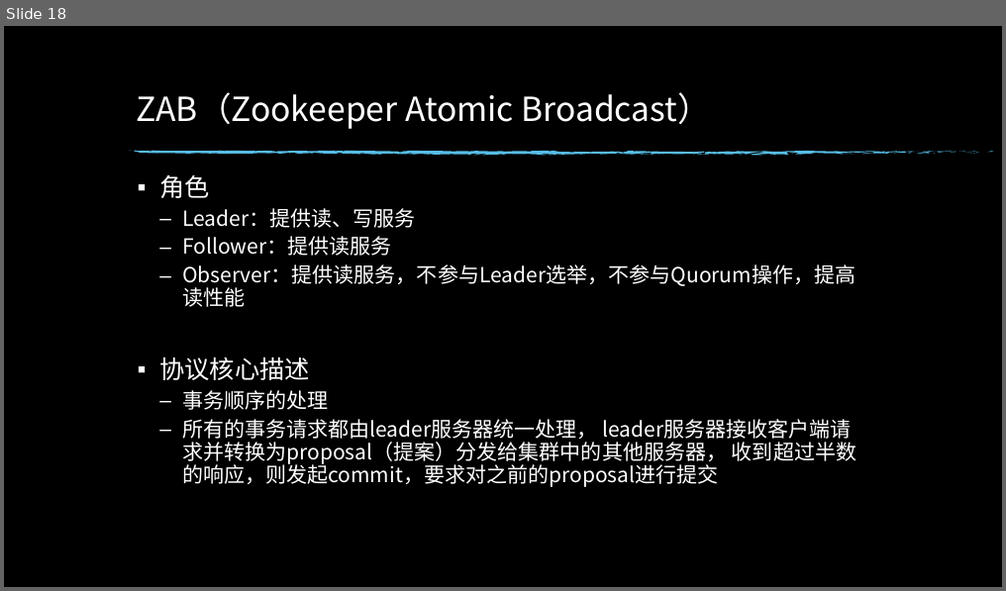
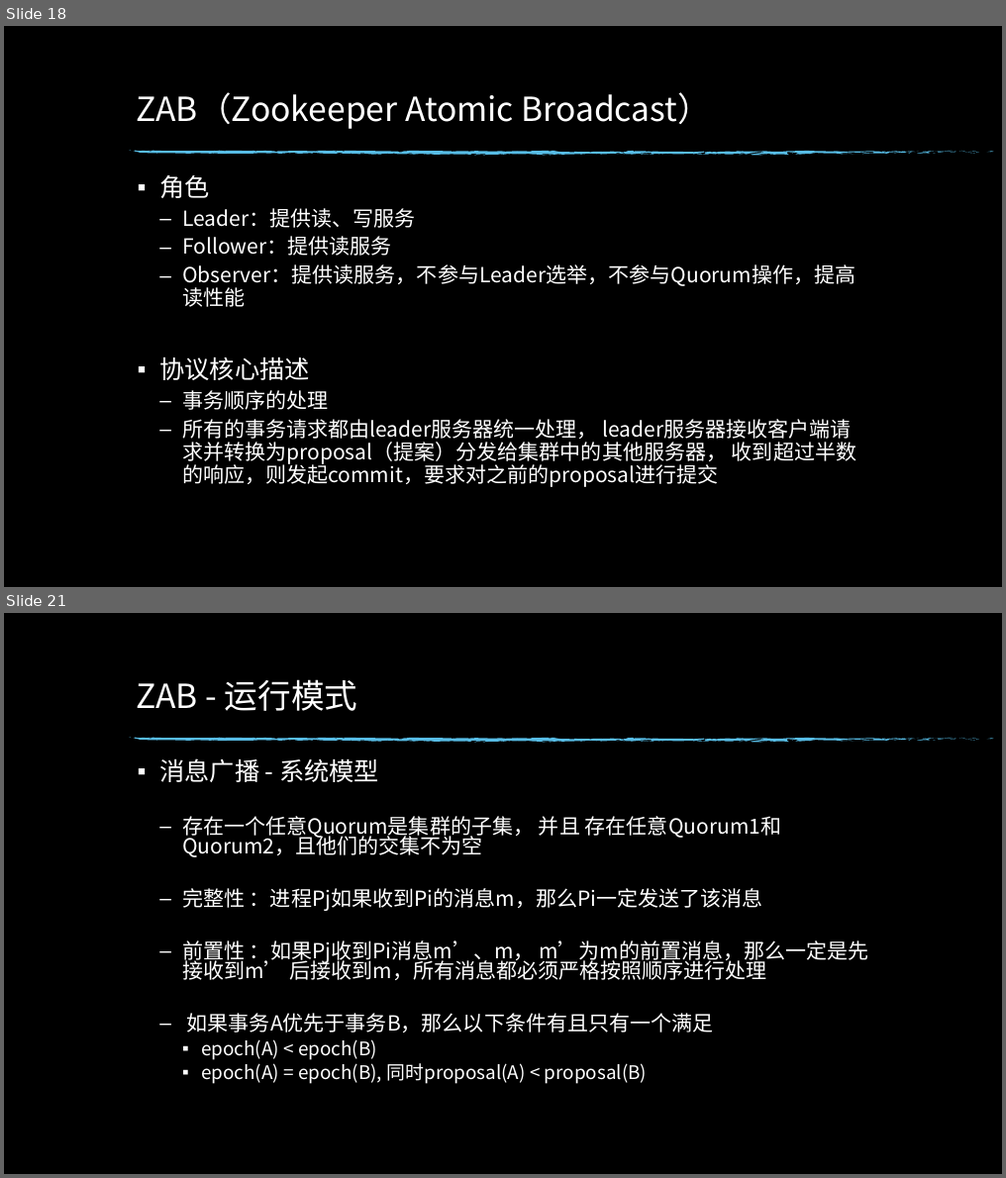
Before and after one commit to edwin1215/edwin, a slide deck: 分布式一致性原理.pptx. Shown one above the other, each under a label of ours: slide 18 before the commit, slides 18 and 21 after it; the slides between them are not shown. The pictures are 1006x591 and 1006x1178 pixels, drawn with LibreOffice and Linux fonts; fonts in the diff are those of the drawing; background and template pictures are left out. Boxes give left, top, right and bottom in pixels: in the first picture for what was removed or moved away, otherwise in the second. Text is boxed around its words. In the diff, an @@ line names an element or a change of style, - is before the commit and + after.

```diff
--- a/分布式一致性原理.pptx
+++ b/分布式一致性原理.pptx
@@ slide 21 added at <box>4,613,1002,1174</box>, background picture (left out); not listed: 74 template elements that a slide beside it also shows @@
@@ title added at <box>136,679,357,711</box>, 32 pt, text #FFFFFF @@
+ZAB - 运行模式
@@ text added at <box>159,759,869,1084</box>, 20 pt, text #FFFFFF @@
+▪ 消息广播 - 系统模型
+  – 存在一个任意Quorum是集群的子集， 并且 存在任意Quorum1和Quorum2，且他们的交集不为空
+  – 完整性 ：进程Pj如果收到Pi的消息m，那么Pi一定发送了该消息
+  – 前置性 ：如果Pj收到Pi消息m’、m， m’为m的前置消息，那么一定是先接收到m’ 后接收到m，所有消息都必须严格按照顺序进行处理
+  – 如果事务A优先于事务B，那么以下条件有且只有一个满足
+    ▪ epoch(A) < epoch(B)
+    ▪ epoch(A) = epoch(B), 同时proposal(A) < proposal(B)
```
Also in this commit, not shown: 5 slides changed, 7 other slides added.
